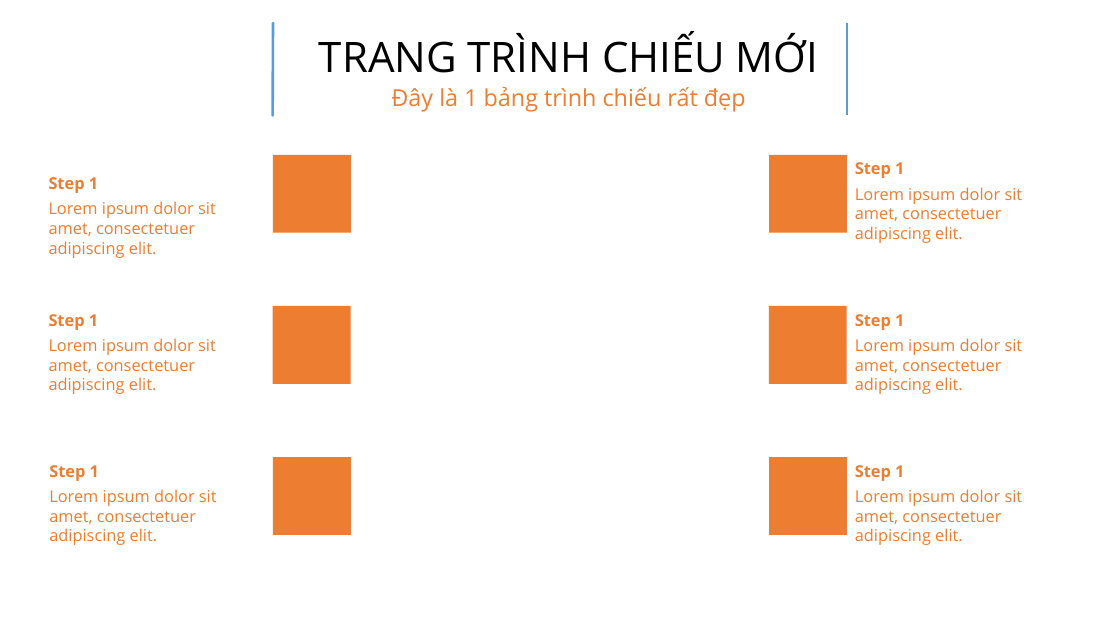
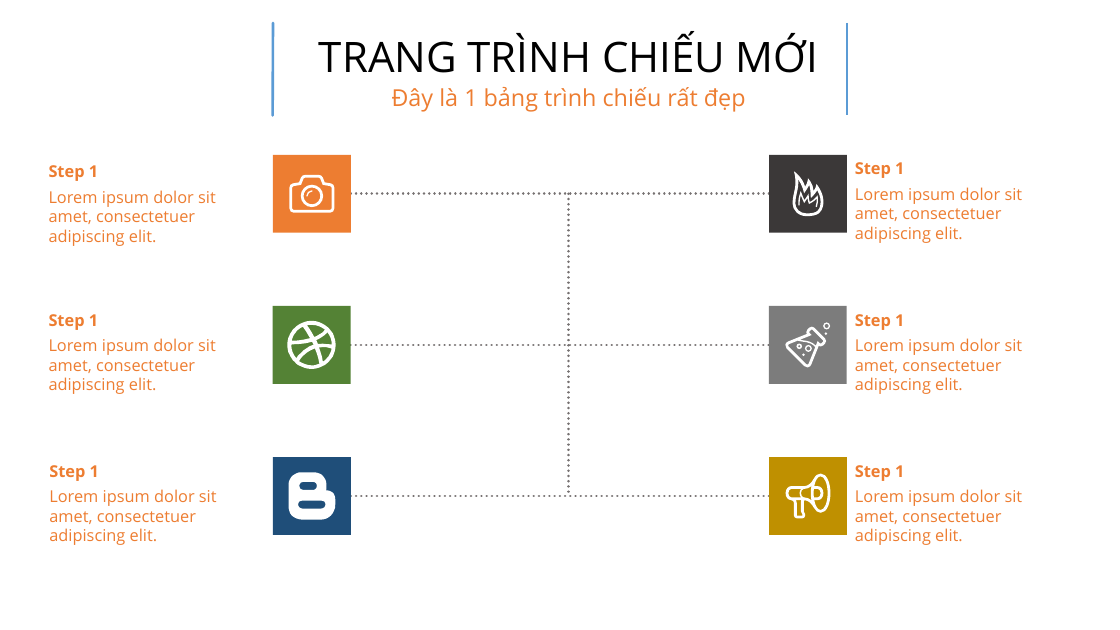
Before and after one commit to tranthanhbinh2603/PPTmasterclassV6_Powerpoint_from_A_to_Z, a slide deck: slide 5 of Section 3 - Slide Design (13 Functional Slides)/Learning.pptx. Drawn at 1120x630 pixels with LibreOffice and Linux fonts; fonts in the diff are those of the drawing. Boxes give left, top, right and bottom in pixels: in the first picture for what was removed or moved away, otherwise in the second. Text is boxed around its words. In the diff, an @@ line names an element or a change of style, - is before the commit and + after.

```diff
--- a/Section 3 - Slide Design (13 Functional Slides)/Learning.pptx
+++ b/Section 3 - Slide Design (13 Functional Slides)/Learning.pptx
@@ text "Step 1": place and size @@
-text "Step 1" at (49,177,98,193)
+text "Step 1" at (49,165,98,181)
@@ freeform shape added at (290,175,334,213), fill #FFFFFF @@
@@ rectangle at (770,155,848,233): fill #ED7D31 to #3B3838 @@
@@ freeform shape added at (793,171,824,216), fill #FFFFFF @@
@@ text "Lorem ipsum dolor sit amet, ...": place and size @@
-text "Lorem ipsum dolor sit amet, ..." at (49,201,216,258)
+text "Lorem ipsum dolor sit amet, ..." at (49,190,216,246)
@@ freeform shape added at (301,185,323,208), fill #FFFFFF @@
@@ freeform shape added at (307,191,313,197), fill #FFFFFF @@
@@ line added from (351, 194) to (770, 194), #767171 2.25 pt dashed @@
@@ line added from (569, 194) to (569, 496), #767171 2.25 pt dashed @@
@@ freeform shape added at (798,191,818,207), fill #FFFFFF @@
@@ rectangle at (273,306,351,384): fill #ED7D31 to #548235 @@
@@ freeform shape added at (287,321,335,369), fill #FFFFFF @@
@@ rectangle at (769,306,847,384): fill #ED7D31 to #7C7C7C @@
@@ line added from (350, 345) to (769, 345), #767171 2.25 pt dashed @@
@@ group added at (786,323,830,367): 6 freeform shapes @@
@@ rectangle at (273,457,351,535): fill #ED7D31 to #1F4E79 @@
@@ freeform shape added at (289,472,336,519), fill #FFFFFF @@
@@ rectangle at (770,457,848,535): fill #ED7D31 to #BF9000 @@
@@ freeform shape added at (786,474,830,518), fill #FFFFFF @@
@@ line added from (351, 496) to (770, 496), #767171 2.25 pt dashed @@
```
Also in this commit, not shown: 1 slide added, 1 other file.
